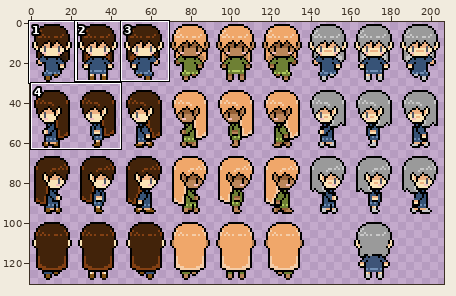
File history of a sprite sheet, Assets/Resources/Sprites/CharacterSprites/FEMALE_SPRITES.png. The picture above shows the old version from afar; the outline marks the close-up.
Close-up. Before the edit:
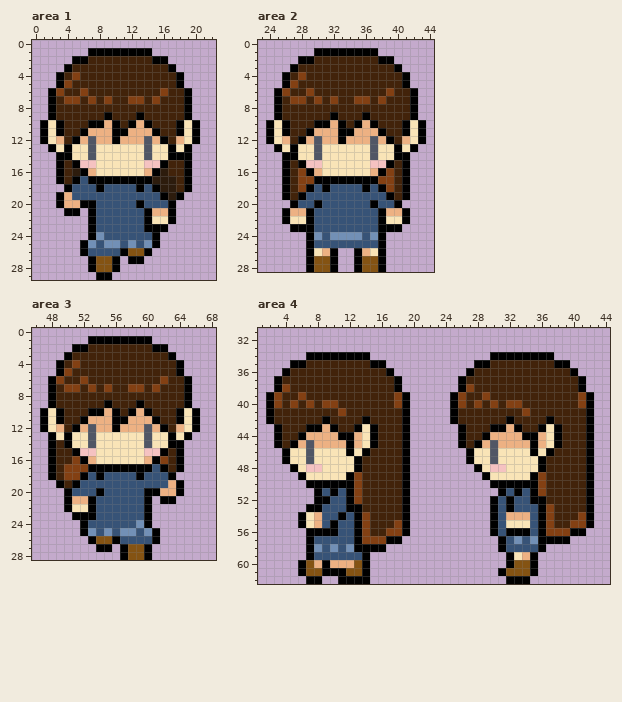
The file is 207x131 pixels. Colours within 5 levels of each other are drawn and written as one. Shown: area 1: x 0..22, y 0..29; area 2: x 23..44, y 0..28; area 3: x 46..68, y 0..28; area 4: x 1..44, y 31..62. The commit also changed other parts of the picture, which this record leaves out.
And afterwards:
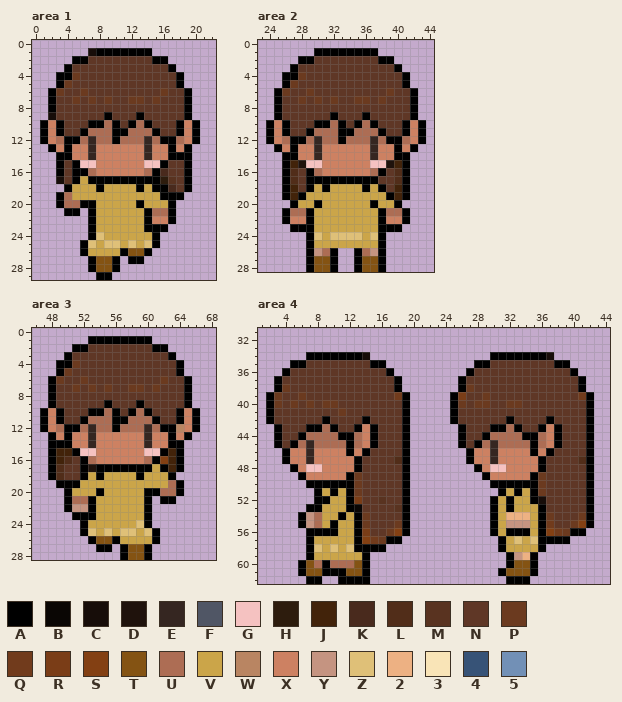
Palette (. is transparent): A #000000  B #0a0604  C #170d09  D #1f120c  E #352621  F #505665  G #f5c2c1  H #2d1c0d  J #42230a  K #492a1d  L #512d19  M #593320  N #5f3726  P #6b3a1f  Q #713b1c  R #7a3d17  S #834013  T #845313  U #ad6d54  V #cba549  W #b98562  X #cd8162  Y #c59481  Z #dfc078  2 #edb183  3 #f9e4b7  4 #375377  5 #7290b6
The edit:
Changed rows in their new state; - is an unchanged pixel.
Area 1:
first column x 2:
 1 -----C------------
 2 -----NNNNNNNN-----
 3 ---NNNNNNNNNNNN---
 4 --APNNNNNNNNNNNN--
 5 --PNNNNNNNNNNNNN--
 6 -PNNPNNNNNNNNNPNN-
 7 -NNPNPNPNNPPNPNNN-
 8 -NNNNNNNNNNNNNNNN-
 9 CNNNNNN-NNN-NNNNN-
10 X-NNN--U-N-U-NNN-X
11 X-NN-UUU--UUU-NN-X
12 XUA-UEUU-UUUEU-AUX
13 -X-XXEXXXXXXEXX-X-
14 ---XXEXXXXXXEXX---
15 --N---XXXXXX---NN-
16 --NA-UXXXXXXU-KNN-
17 -CN-V--------A-MN-
18 ---VVV-VVVV-V-AKN-
19 --UVVVVVVVVVVV-A--
20 --UU--VVVVV-VVV---
21 ------VVVVVV-UU---
22 ------VVVVVV-XX---
23 ------VVVVVV------
24 ------ZVVVVVV-----
25 -----ZVZZVZVZ-----
26 -----VVVV---------
Area 2:
first column x 25:
 2 -----NNNNNNNN-----
 3 ---NNNNNNNNNNNN---
 4 --APNNNNNNNNNNNN--
 5 --PNNNNNNNNNNNNN--
 6 -PNNPNNNNNNNNNPNN-
 7 -NNPNPNPNNPPNPNNN-
 8 -NNNNNNNNNNNNNNNN-
 9 -NNNNNN-NNN-NNNNN-
10 X-NNN--U-N-U-NNN-X
11 X-NN-UUU--UUU-NN-X
12 XUA-UEUU-UUUEU-AUX
13 -X-XXEXXXXXXEXX-X-
14 ---XXEXXXXXXEXX---
15 ---D--XXXXXX--D---
16 --LN-UXXXXXXU-NL--
17 --LNA--------NNL--
18 ---N-V-VVVV-V-N---
19 ----VVVVVVVVVV----
20 ---VV-VVVVVV-VV---
21 --UU-VVVVVVVV-UU--
22 --XX-VVVVVVVV-XX--
23 -----VVVVVVVV-----
24 -----ZVZZZZVZ-----
25 -----VVVVVVVV-----
26 -----YU----UY-----
Area 3:
first column x 48:
 2 -----NNNNNNNN-----
 3 ---NNNNNNNNNNNN---
 4 --APNNNNNNNNNNNN--
 5 --PNNNNNNNNNNNNN--
 6 -PNNPNNNNNNNNNPNN-
 7 -NNPNPNPNNPPNPNNN-
 8 -NNNNNNNNNNNNNNNN-
 9 -NNNNNN-NNN-NNNNN-
10 X-NNN--U-N-U-NNN-X
11 X-NN-UUU--UUU-NN-X
12 XUA-UEUU-UUUEU-AWX
13 -X-XXEXXXXXXEXX-X-
14 -A-XXEXXXXXXEXX---
15 ------XXXXXX------
16 --LN-UXXXXXXU-----
17 -LNNAD-------V----
18 -LNN-V-VVVV-VVV---
19 --A-VVVVVVVVVVVU--
20 ---VVV-VVVVV--UU--
21 ---UU-VVVVVV------
22 ---YY-VVVVVV------
23 ------VVVVVV------
24 -----VVVVVVZ------
25 -----ZVZVZZVZ-----
26 ---------VVVV-----
Area 4:
first column x 3:
34 -----------C----------------------C----
35 ----NNNNNNNN---------------NNNNNNNN----
36 --NNNNNNNNNNNN-----------NNNNNNNNNNNN--
37 -NNNNNNNNNNNNNN---------NNNNNNNNNNNNNN-
38 -PNNNNNNNNNNNNN---------PNNNNNNNNNNNNN-
39 PNNPNNNNNNNNNNNQ-------RNNPNNNNNNNNNNNQ
40 PNPNPNPPNNNNNNNN-------PNPPNNPPNNNNNNNN
41 NNNNNNNNPNNNNNNN-------NNNNNNNNNNNNNNNN
42 NNNNNN-NNNN-NNNN-------NNNNNN-NNNN-NNNN
43 -NNN--U-NN-X-NNN--------NNN--U-NN-X-NNN
44 -NN-UUUU--UX-NNN--------NN-UUUU--UX-NNN
45 -N-UEUUUU-UX-NNN--------N-UEUUUU-UX-NNN
46 --XXEXXXX-X-NNNN---------XXEXXXX-X-NNNN
47 --XXEXXXXX-NNNNL---------XXEXXXXX-NNNNL
48 ---X--XXXX-NNNNN----------X--XXXX-NNNNN
49 ----XXXXX-PNNNNN-----------XXXXX-PNNNNN
50 ----------PNNNNN-----------------PNNNNN
51 ------V-V-PNNNNN-------------V-V-PNNNNN
52 -------VV-RNNMNN------------V-VV-CNNNNN
53 ------VVV-BNNNNM------------V-VVV-NNNNN
54 ----YUVV-V-PNNNN------------V---V-PNNNP
55 ----YUV-VV-PNNNP------------VYYYV-QNNP-
56 --------VV-RNNP-------------V---V--QP--
57 -----VVVVV--QP---------------VZVZ------
58 -----ZVZVZ-------------------VVVV------
59 -----VVVVVV-------------------Y--------
60 -----U-UUU-----------------------------
Where, in picture pixels (left, top, right, bottom), the same in both close-ups:
changed: (48, 48, 192, 256)
changed: (274, 56, 418, 256)
changed: (48, 344, 192, 544)
changed: (274, 352, 402, 568)
changed: (458, 352, 586, 560)
